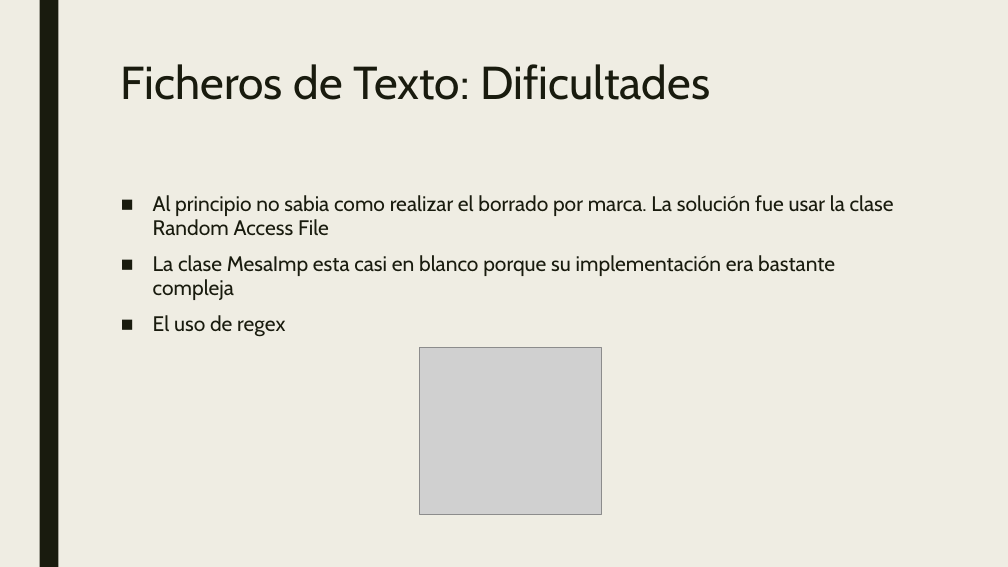
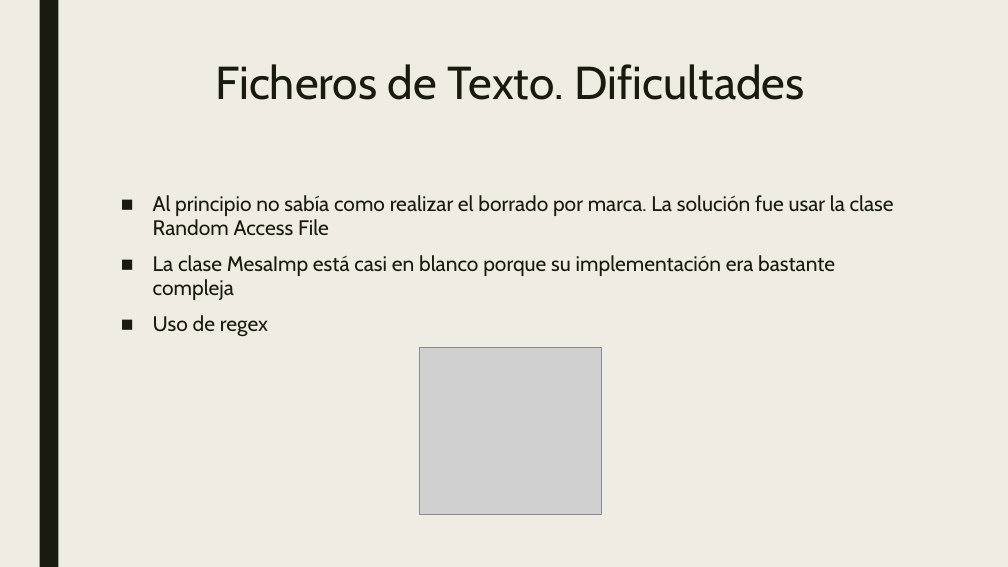
Before and after one commit to RafaManzano/1DAM18-19, a slide deck: slide 4 of EjerciciosClases/FICHEROS/PROYECTO/Proyectos.pptx. Drawn at 1008x567 pixels with LibreOffice and Linux fonts; fonts in the diff are those of the drawing; grey boxes stand for pictures. Boxes give left, top, right and bottom in pixels: in the first picture for what was removed or moved away, otherwise in the second. Text is boxed around its words. In the diff, an @@ line names an element or a change of style, - is before the commit and + after.

```diff
--- a/EjerciciosClases/FICHEROS/PROYECTO/Proyectos.pptx
+++ b/EjerciciosClases/FICHEROS/PROYECTO/Proyectos.pptx
@@ title at (215,64,805,100): text changed @@
-Ficheros de Texto: Dificultades
+Ficheros de Texto. Dificultades
@@ text at (153,195,894,337): text changed @@
-■ Al principio no sabia como realizar el borrado por marca. La solución fue usar la clase Random Access File
-■ La clase MesaImp esta casi en blanco porque su implementación era bastante compleja
-■ El uso de regex
+■ Al principio no sabía como realizar el borrado por marca. La solución fue usar la clase Random Access File
+■ La clase MesaImp está casi en blanco porque su implementación era bastante compleja
+■ Uso de regex
```
Also in this commit, not shown: 5 other slides changed, 1 slide added, 15 other files.
